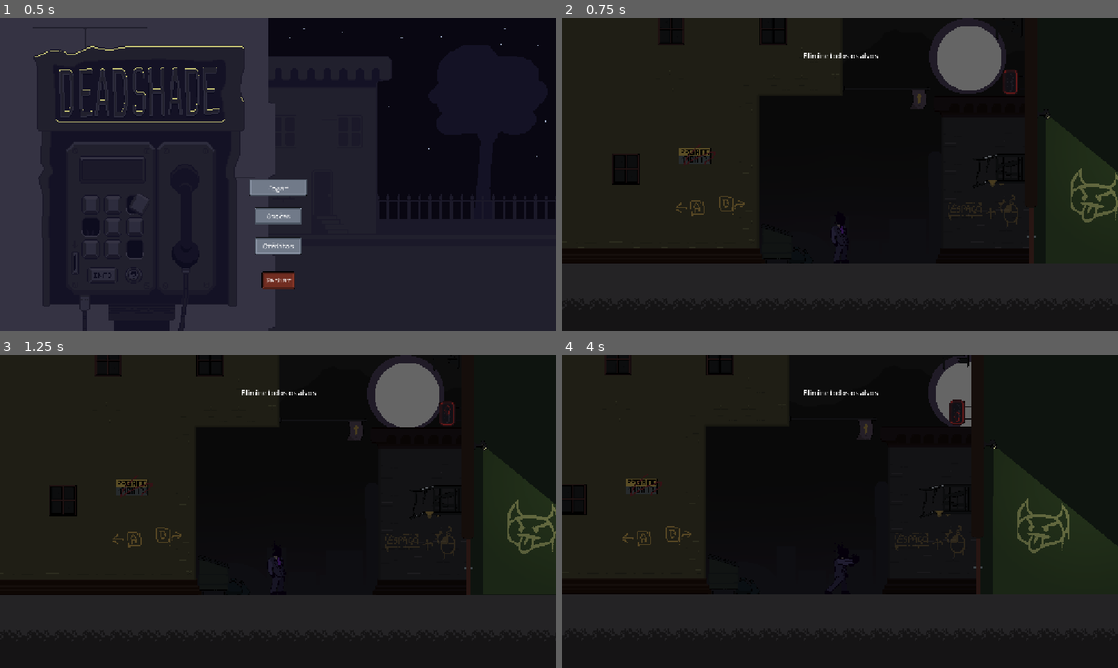
Above: before the commit, frames 1-4 (two rows, left to right).
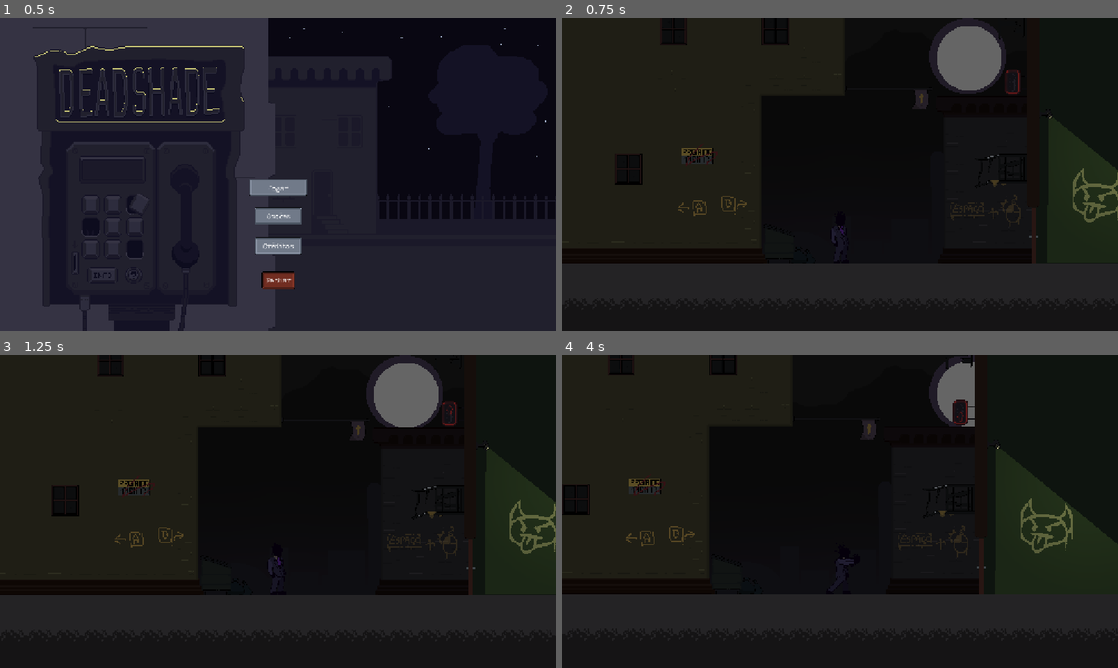
Above: after the commit, the same moments.

Repository: BernardoFPereira/projeto-integrador-2
Game: Godot game, scene res://Scenes/Menus/MainMenu.tscn
Two runs of this game, one before a commit and one after it. Both use one fixed random seed, a clock stepped at 60 frames per second and the inputs below.
Inputs (mouse positions are in pixels of both pictures, inside the frame that each line leads up to):
- Up to frame 1 (0.5 s): no input
- Up to frame 2 (0.75 s): click "Jogar" at 0.5 s
- Up to frame 3 (1.25 s): no input
- Up to frame 4 (4 s): move the mouse to (962, 495) at 1.27 s; hold Shift (activate_shadow_meld) 1.28-2.03 s; hold D (move_right) 1.28-2.78 s; tap Space (prep_jump) at 1.52, 2.27, 3.77 s; move the mouse to (728, 527) at 2.02 s; right-click (728, 527) at 2.1 s; move the mouse to (895, 442) at 2.77 s; hold A (move_left) 2.78-3.53 s; hold E (interact) 2.78-3.53 s; move the mouse to (812, 574) at 3.52 s; hold D (move_right) from 3.53 s (still down); click (812, 574) at 3.6 s

Frame 1 is identical in both runs. In frame 2, 1.5% of the frame differs, in the area x 9-100%, y 0-79%; in frame 3, 1.6%; in frame 4, 2.2%, in the area x 0-99%, y 0-77%.

Commit message:
Primeira versão de Sprites para as escadas adicionados

Diff:
--- a/Scenes/Levels/briefcase_level.tscn
+++ b/Scenes/Levels/briefcase_level.tscn
@@ -1035,7 +1035,7 @@
 metadata/_edit_lock_ = true
 
 [node name="Player" parent="." instance=ExtResource("40_5wv4y")]
-position = Vector2(-1130, 513)
+position = Vector2(-1145, 512)
 
 [node name="Enemies" type="Node" parent="."]
 
@@ -1919,10 +1919,10 @@
 anchors_preset = 5
 anchor_left = 0.5
 anchor_right = 0.5
-offset_left = 70.0
-offset_top = 19.0
-offset_right = 141.0
-offset_bottom = 90.0
+offset_left = 63.0
+offset_top = 21.0
+offset_right = 134.0
+offset_bottom = 92.0
 grow_horizontal = 2
 texture = ExtResource("47_0tjj1")
 
--- a/Scenes/Levels/tutorial_level.tscn
+++ b/Scenes/Levels/tutorial_level.tscn
@@ -920,7 +920,7 @@
 metadata/_edit_lock_ = true
 
 [node name="Player" parent="." instance=ExtResource("28_0q0y7")]
-position = Vector2(-276, 507)
+position = Vector2(-282, 512)
 
 [node name="MapExitArea" type="Area2D" parent="."]
 position = Vector2(2738, 441)
@@ -1037,6 +1037,7 @@
 text = "RESTART"
 
 [node name="ObjectiveLabel" type="Label" parent="CanvasLayer3/UI"]
+visible = false
 layout_mode = 1
 anchors_preset = 5
 anchor_left = 0.5
--- a/Scenes/stairs.tscn
+++ b/Scenes/stairs.tscn
@@ -1,7 +1,8 @@
-[gd_scene load_steps=4 format=3 uid="uid://cm5psujfwcom2"]
+[gd_scene load_steps=5 format=3 uid="uid://cm5psujfwcom2"]
 
 [ext_resource type="Script" uid="uid://c3w7fu4ilnt" path="res://Scripts/stairs.gd" id="1_eb2qj"]
 [ext_resource type="SpriteFrames" uid="uid://bntauhofrtv7p" path="res://Sprites/SpriteFrames/AnimatedArrow.tres" id="2_qbift"]
+[ext_resource type="Texture2D" uid="uid://buu7f7ubtsi8d" path="res://Sprites/doorstairs004.png" id="2_tl8cb"]
 
 [sub_resource type="RectangleShape2D" id="RectangleShape2D_yo2mt"]
 size = Vector2(64, 128)
@@ -9,7 +10,12 @@
 [node name="Stairs" type="Node2D"]
 script = ExtResource("1_eb2qj")
 
+[node name="Sprite2D" type="Sprite2D" parent="."]
+position = Vector2(3, -67)
+texture = ExtResource("2_tl8cb")
+
 [node name="Polygon2D" type="Polygon2D" parent="."]
+visible = false
 position = Vector2(-1.19209e-06, 0)
 scale = Vector2(2, 1)
 color = Color(0.2484, 0.2484, 0.2484, 1)
@@ -22,6 +28,7 @@
 [node name="CollisionShape2D" type="CollisionShape2D" parent="InteractArea"]
 position = Vector2(0, -64)
 shape = SubResource("RectangleShape2D_yo2mt")
+debug_color = Color(0, 0.631937, 0.456884, 0)
 
 [node name="Marker2D" type="Marker2D" parent="."]
 position = Vector2(0, -64)
--- a/Sprites/SpriteFrames/Purple.tres
+++ b/Sprites/SpriteFrames/Purple.tres
@@ -11,6 +11,9 @@
 [ext_resource type="Texture2D" uid="uid://csb22ca21racy" path="res://Sprites/Mr Purple/Purple_stabanim Sheet-sheet.png" id="7_itjfw"]
 [ext_resource type="Texture2D" uid="uid://bgjd0v7tu464t" path="res://Sprites/Mr Purple/Purple_ShadowJump_Idle sheet.png" id="8_itjfw"]
 [ext_resource type="Texture2D" uid="uid://bomcrkpuatxx0" path="res://Sprites/Mr Purple/walkcycle_sheet.png" id="8_xjylf"]
+[ext_resource type="Texture2D" uid="uid://dlwv047qu1xkk" path="res://Sprites/Mr Purple/Purple_ShadowIdle.png" id="11_1u772"]
+[ext_resource type="Texture2D" uid="uid://dp8jlaiuc85e1" path="res://Sprites/Mr Purple/Purple_SmokeIdle.png" id="12_oume6"]
+[ext_resource type="Texture2D" uid="uid://ca1blij7c8mia" path="res://Sprites/Mr Purple/Purple_SmokeFlick.png" id="13_xjylf"]
 
 [sub_resource type="AtlasTexture" id="AtlasTexture_7dp3o"]
 atlas = ExtResource("1_mlfqb")
@@ -140,6 +143,162 @@
 atlas = ExtResource("8_itjfw")
 region = Rect2(256, 0, 128, 128)
 
+[sub_resource type="AtlasTexture" id="AtlasTexture_dfmw6"]
+atlas = ExtResource("11_1u772")
+region = Rect2(0, 0, 128, 128)
+
+[sub_resource type="AtlasTexture" id="AtlasTexture_6gxjw"]
+atlas = ExtResource("11_1u772")
+region = Rect2(128, 0, 128, 128)
+
+[sub_resource type="AtlasTexture" id="AtlasTexture_enity"]
+atlas = ExtResource("11_1u772")
+region = Rect2(256, 0, 128, 128)
+
+[sub_resource type="AtlasTexture" id="AtlasTexture_mghxx"]
+atlas = ExtResource("11_1u772")
+region = Rect2(384, 0, 128, 128)
+
+[sub_resource type="AtlasTexture" id="AtlasTexture_3wkao"]
+atlas = ExtResource("11_1u772")
+region = Rect2(512, 0, 128, 128)
+
+[sub_resource type="AtlasTexture" id="AtlasTexture_myucd"]
+atlas = ExtResource("12_oume6")
+region = Rect2(0, 0, 128, 128)
+
+[sub_resource type="AtlasTexture" id="AtlasTexture_8wjfr"]
+atlas = ExtResource("12_oume6")
+region = Rect2(128, 0, 128, 128)
+
+[sub_resource type="AtlasTexture" id="AtlasTexture_3gkw1"]
+atlas = ExtResource("12_oume6")
+region = Rect2(256, 0, 128, 128)
+
+[sub_resource type="AtlasTexture" id="AtlasTexture_7850a"]
+atlas = ExtResource("12_oume6")
+region = Rect2(384, 0, 128, 128)
+
+[sub_resource type="AtlasTexture" id="AtlasTexture_36k0j"]
+atlas = ExtResource("12_oume6")
+region = Rect2(512, 0, 128, 128)
+
+[sub_resource type="AtlasTexture" id="AtlasTexture_dpn4c"]
+atlas = ExtResource("12_oume6")
+region = Rect2(640, 0, 128, 128)
+
+[sub_resource type="AtlasTexture" id="AtlasTexture_twvn0"]
+atlas = ExtResource("12_oume6")
+region = Rect2(768, 0, 128, 128)
+
+[sub_resource type="AtlasTexture" id="AtlasTexture_jia26"]
+atlas = ExtResource("12_oume6")
+region = Rect2(896, 0, 128, 128)
+
+[sub_resource type="AtlasTexture" id="AtlasTexture_dqqwo"]
+atlas = ExtResource("12_oume6")
+region = Rect2(1024, 0, 128, 128)
+
+[sub_resource type="AtlasTexture" id="AtlasTexture_tjjof"]
+atlas = ExtResource("12_oume6")
+region = Rect2(1152, 0, 128, 128)
+
+[sub_resource type="AtlasTexture" id="AtlasTexture_vrvgn"]
+atlas = ExtResource("12_oume6")
+region = Rect2(0, 128, 128, 128)
+
+[sub_resource type="AtlasTexture" id="AtlasTexture_7f6ng"]
+atlas = ExtResource("12_oume6")
+region = Rect2(128, 128, 128, 128)
+
+[sub_resource type="AtlasTexture" id="AtlasTexture_n1af2"]
+atlas = ExtResource("12_oume6")
+region = Rect2(256, 128, 128, 128)
+
+[sub_resource type="AtlasTexture" id="AtlasTexture_0l5gf"]
+atlas = ExtResource("12_oume6")
+region = Rect2(384, 128, 128, 128)
+
+[sub_resource type="AtlasTexture" id="AtlasTexture_ujew2"]
+atlas = ExtResource("12_oume6")
+region = Rect2(512, 128, 128, 128)
+
+[sub_resource type="AtlasTexture" id="AtlasTexture_qkd7r"]
+atlas = ExtResource("12_oume6")
+region = Rect2(640, 128, 128, 128)
+
+[sub_resource type="AtlasTexture" id="AtlasTexture_mtsdh"]
+atlas = ExtResource("12_oume6")
+region = Rect2(768, 128, 128, 128)
+
+[sub_resource type="AtlasTexture" id="AtlasTexture_ooy86"]
+atlas = ExtResource("12_oume6")
+region = Rect2(896, 128, 128, 128)
+
+[sub_resource type="AtlasTexture" id="AtlasTexture_nofuq"]
+atlas = ExtResource("12_oume6")
+region = Rect2(1024, 128, 128, 128)
+
+[sub_resource type="AtlasTexture" id="AtlasTexture_6vxg8"]
+atlas = ExtResource("12_oume6")
+region = Rect2(1152, 128, 128, 128)
+
+[sub_resource type="AtlasTexture" id="AtlasTexture_ygqd7"]
+atlas = ExtResource("12_oume6")
+region = Rect2(0, 256, 128, 128)
+
+[sub_resource type="AtlasTexture" id="AtlasTexture_bo66k"]
+atlas = ExtResource("12_oume6")
+region = Rect2(128, 256, 128, 128)
+
+[sub_resource type="AtlasTexture" id="AtlasTexture_h68sa"]
+atlas = ExtResource("12_oume6")
+region = Rect2(256, 256, 128, 128)
+
+[sub_resource type="AtlasTexture" id="AtlasTexture_splpy"]
+atlas = ExtResource("13_xjylf")
+region = Rect2(0, 0, 128, 128)
+
+[sub_resource type="AtlasTexture" id="AtlasTexture_18g6h"]
+atlas = ExtResource("13_xjylf")
+region = Rect2(128, 0, 128, 128)
+
+[sub_resource type="AtlasTexture" id="AtlasTexture_wylx0"]
+atlas = ExtResource("13_xjylf")
+region = Rect2(256, 0, 128, 128)
+
+[sub_resource type="AtlasTexture" id="AtlasTexture_mt438"]
+atlas = ExtResource("13_xjylf")
+region = Rect2(384, 0, 128, 128)
+
+[sub_resource type="AtlasTexture" id="AtlasTexture_s3ful"]
+atlas = ExtResource("13_xjylf")
+region = Rect2(512, 0, 128, 128)
+
+[sub_resource type="AtlasTexture" id="AtlasTexture_143gd"]
+atlas = ExtResource("13_xjylf")
+region = Rect2(640, 0, 128, 128)
+
+[sub_resource type="AtlasTexture" id="AtlasTexture_gbwnn"]
+atlas = ExtResource("13_xjylf")
+region = Rect2(768, 0, 128, 128)
+
+[sub_resource type="AtlasTexture" id="AtlasTexture_0wu18"]
+atlas = ExtResource("13_xjylf")
+region = Rect2(896, 0, 128, 128)
+
+[sub_resource type="AtlasTexture" id="AtlasTexture_mtg85"]
+atlas = ExtResource("13_xjylf")
+region = Rect2(0, 128, 128, 128)
+
+[sub_resource type="AtlasTexture" id="AtlasTexture_1joui"]
+atlas = ExtResource("13_xjylf")
+region = Rect2(128, 128, 128, 128)
+
+[sub_resource type="AtlasTexture" id="AtlasTexture_kkgu1"]
+atlas = ExtResource("13_xjylf")
+region = Rect2(256, 128, 128, 128)
+
 [sub_resource type="AtlasTexture" id="AtlasTexture_83xs0"]
 atlas = ExtResource("8_xjylf")
 region = Rect2(0, 0, 128, 128)
@@ -368,11 +527,135 @@
 }, {
 "frames": [{
 "duration": 1.0,
-"texture": SubResource("AtlasTexture_y6uwr")
-}],
-"loop": false,
+"texture": SubResource("AtlasTexture_dfmw6")
+}, {
+"duration": 1.0,
+"texture": SubResource("AtlasTexture_6gxjw")
+}, {
+"duration": 1.0,
+"texture": SubResource("AtlasTexture_enity")
+}, {
+"duration": 1.0,
+"texture": SubResource("AtlasTexture_mghxx")
+}, {
+"duration": 1.0,
+"texture": SubResource("AtlasTexture_3wkao")
+}],
+"loop": true,
 "name": &"shadow_shape",
-"speed": 1.0
+"speed": 8.0
+}, {
+"frames": [{
+"duration": 1.0,
+"texture": SubResource("AtlasTexture_myucd")
+}, {
+"duration": 1.0,
+"texture": SubResource("AtlasTexture_8wjfr")
+}, {
+"duration": 1.0,
+"texture": SubResource("AtlasTexture_3gkw1")
+}, {
+"duration": 1.0,
+"texture": SubResource("AtlasTexture_7850a")
+}, {
+"duration": 1.0,
+"texture": SubResource("AtlasTexture_36k0j")
+}, {
+"duration": 1.0,
+"texture": SubResource("AtlasTexture_dpn4c")
+}, {
+"duration": 1.0,
+"texture": SubResource("AtlasTexture_twvn0")
+}, {
+"duration": 1.0,
+"texture": SubResource("AtlasTexture_jia26")
+}, {
+"duration": 1.0,
+"texture": SubResource("AtlasTexture_dqqwo")
+}, {
+"duration": 1.0,
+"texture": SubResource("AtlasTexture_tjjof")
+}, {
+"duration": 1.0,
+"texture": SubResource("AtlasTexture_vrvgn")
+}, {
+"duration": 1.0,
+"texture": SubResource("AtlasTexture_7f6ng")
+}, {
+"duration": 1.0,
+"texture": SubResource("AtlasTexture_n1af2")
+}, {
+"duration": 1.0,
+"texture": SubResource("AtlasTexture_0l5gf")
+}, {
+"duration": 1.0,
+"texture": SubResource("AtlasTexture_ujew2")
+}, {
+"duration": 1.0,
+"texture": SubResource("AtlasTexture_qkd7r")
+}, {
+"duration": 1.0,
+"texture": SubResource("AtlasTexture_mtsdh")
+}, {
+"duration": 1.0,
+"texture": SubResource("AtlasTexture_ooy86")
+}, {
+"duration": 1.0,
+"texture": SubResource("AtlasTexture_nofuq")
+}, {
+"duration": 1.0,
+"texture": SubResource("AtlasTexture_6vxg8")
+}, {
+"duration": 1.0,
+"texture": SubResource("AtlasTexture_ygqd7")
+}, {
+"duration": 1.0,
+"texture": SubResource("AtlasTexture_bo66k")
+}, {
+"duration": 1.0,
+"texture": SubResource("AtlasTexture_h68sa")
+}],
+"loop": false,
+"name": &"smoke",
+"speed": 8.0
+}, {
+"frames": [{
+"duration": 1.0,
+"texture": SubResource("AtlasTexture_splpy")
+}, {
+"duration": 1.0,
+"texture": SubResource("AtlasTexture_18g6h")
+}, {
+"duration": 1.0,
+"texture": SubResource("AtlasTexture_wylx0")
+}, {
+"duration": 1.0,
+"texture": SubResource("AtlasTexture_mt438")
+}, {
+"duration": 1.0,
+"texture": SubResource("AtlasTexture_s3ful")
+}, {
+"duration": 1.0,
+"texture": SubResource("AtlasTexture_143gd")
+}, {
+"duration": 1.0,
+"texture": SubResource("AtlasTexture_gbwnn")
+}, {
+"duration": 1.0,
+"texture": SubResource("AtlasTexture_0wu18")
+}, {
+"duration": 1.0,
+"texture": SubResource("AtlasTexture_mtg85")
+}, {
+"duration": 1.0,
+"texture": SubResource("AtlasTexture_1joui")
+}, {
+"duration": 1.0,
+"texture": SubResource("AtlasTexture_kkgu1")
+}],
+"loop": false,
+"name": &"smoke_flick",
+"speed": 8.0
 }, {
 "frames": [{
 "duration": 1.0,
Binary file added: Sprites/Mr Purple/Purple_ShadowIdle.png
Binary file added: Sprites/Mr Purple/Purple_SmokeLight.png
Not shown: 1 places in Sprites/SpriteFrames/Purple.tres that only renumber resources
Binary file added: Sprites/doorstairs004.png
Binary file added: Sprites/doorstairs005.png
Binary file added: Sprites/doorstairs006.png
Binary file added: Sprites/doorstairs007.png
Not shown, added: Scenes/TV1.tscn290802014404.tmp
Not shown, added: Scenes/TV1.tscn290806466063.tmp
Not shown, added: Scenes/Weapons/bul33EA.tmp
Not shown, added: Scenes/Weapons/bulCAB.tmp
